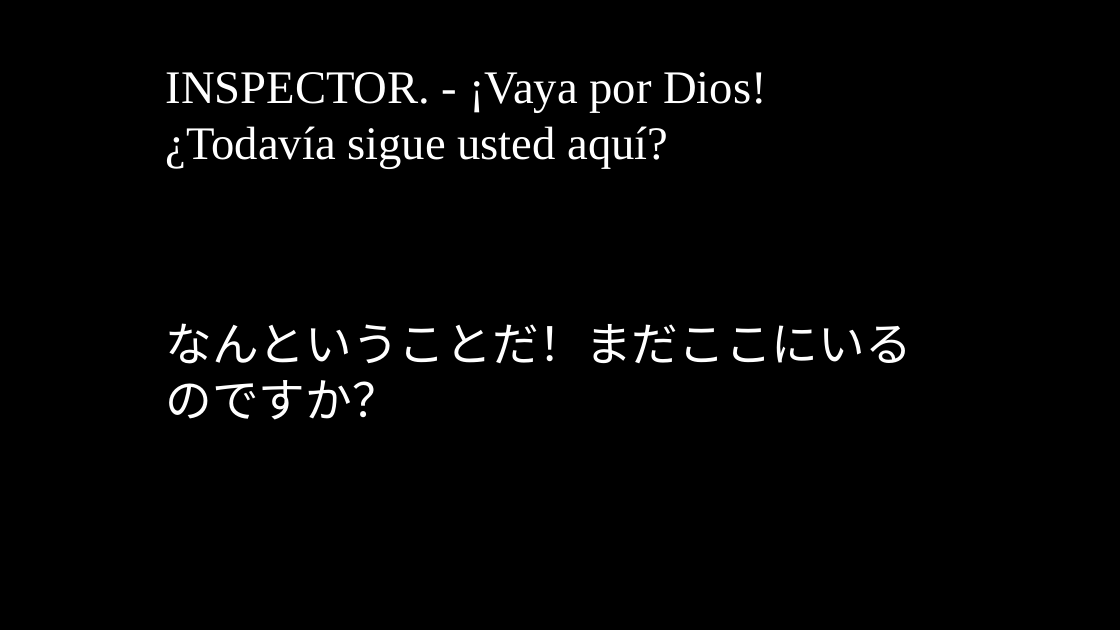
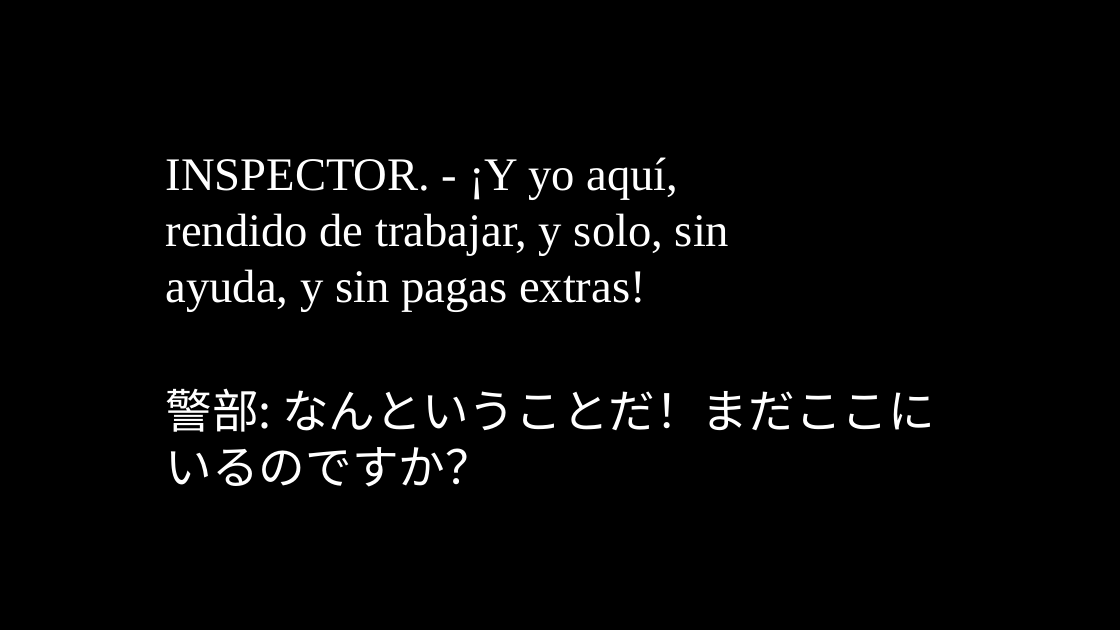
Before and after one commit to oulcggc/lang-drama-caption, a slide deck: slide 49 of complete-cap.pptx (slide 51 before the commit). Drawn at 1120x630 pixels with LibreOffice and Linux fonts; fonts in the diff are those of the drawing. Boxes give left, top, right and bottom in pixels: in the first picture for what was removed or moved away, otherwise in the second. Text is boxed around its words. In the diff, an @@ line names an element or a change of style, - is before the commit and + after.

```diff
--- a/complete-cap.pptx
+++ b/complete-cap.pptx
@@ text removed at [166, 72, 767, 169] @@
-INSPECTOR. - ¡Vaya por Dios! ¿Todavía sigue usted aquí?
@@ text added at [166, 157, 729, 312], 40 pt, text #FFFFFF @@
+INSPECTOR. - ¡Y yo aquí, rendido de trabajar, y solo, sin ayuda, y sin pagas extras!
@@ text at [166, 388, 935, 487]: text changed @@
-なんということだ！まだここにいるのですか？
+警部: なんということだ！まだここにいるのですか？
```
Also in this commit, not shown: 97 other slides changed, 60 slides added, 60 slides removed, 1 other file.
